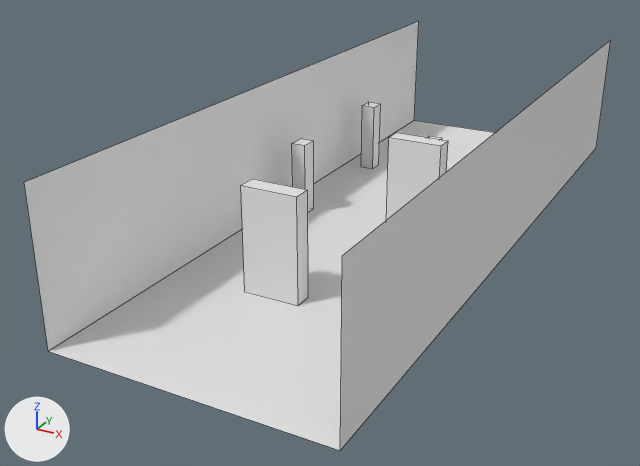
The Blender file models/valter-locus-originis/src/valter-locus-originis.blend: old version first, new version second.
One viewpoint serves both versions: a camera (50 mm lens) standing at (6.72, -18.21, 7.06) and looking at (-0.98, -4.2, 0.05). The axes (+X, +Y, +Z) are drawn at lower left. The lights are the same throughout. Mesh edges are drawn as thin lines.
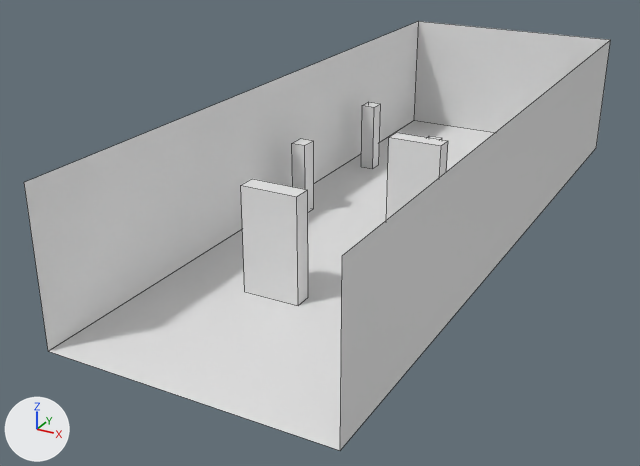
Commit message: valter nav ann

Where the newer file only moved an object's origin or applied its transform, the numbers keep the older frame.

Diff of the bpy script that builds the scene:
```diff
--- a/models/valter-locus-originis/src/valter-locus-originis.blend.py
+++ b/models/valter-locus-originis/src/valter-locus-originis.blend.py
@@ me_plane_003 @@
+me_plane_003.from_pydata([(-2.5, 0.0, 0.0), (2.5, 0.0, 0.0), (-2.5, 0.0, 2.73), (2.5, 0.0, 2.73)], [], [(0, 1, 3, 2)])
@@ ob_backwall @@
+ob_backwall = bpy.data.objects.new('backWall', me_plane_003)
+ob_backwall.location = (0.0, 4.0, 0.0)
```

Pixel boxes [x1, y1, x2, y2] of what changed, in the pictures (640 x 466 px):
'backWall', added
    after: [414, 21, 609, 132]
